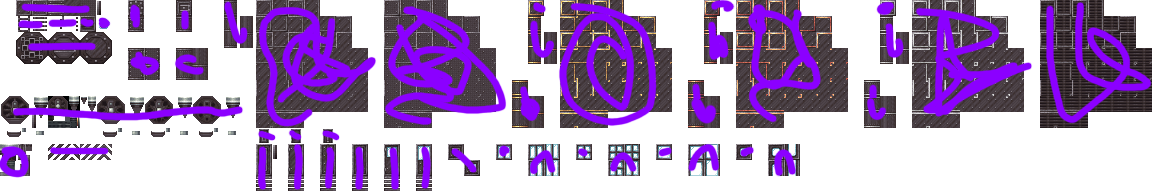
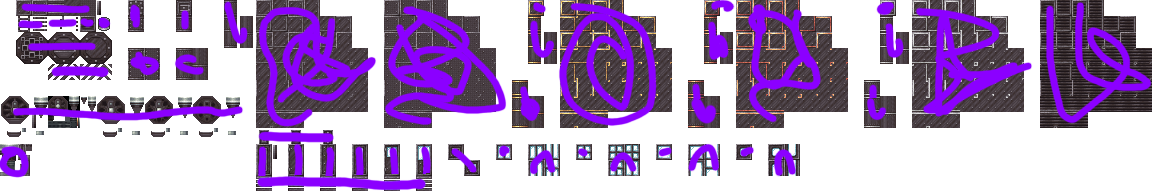
The second (1168, 192) image is a revision of the first. Changes to its layers:
painted on "Completed" over (49, 65, 431, 191)
renamed "palettes_plus_sheet.png #1" to "palettes_sheet_newest", painted on it over (18, 0, 1152, 191)
